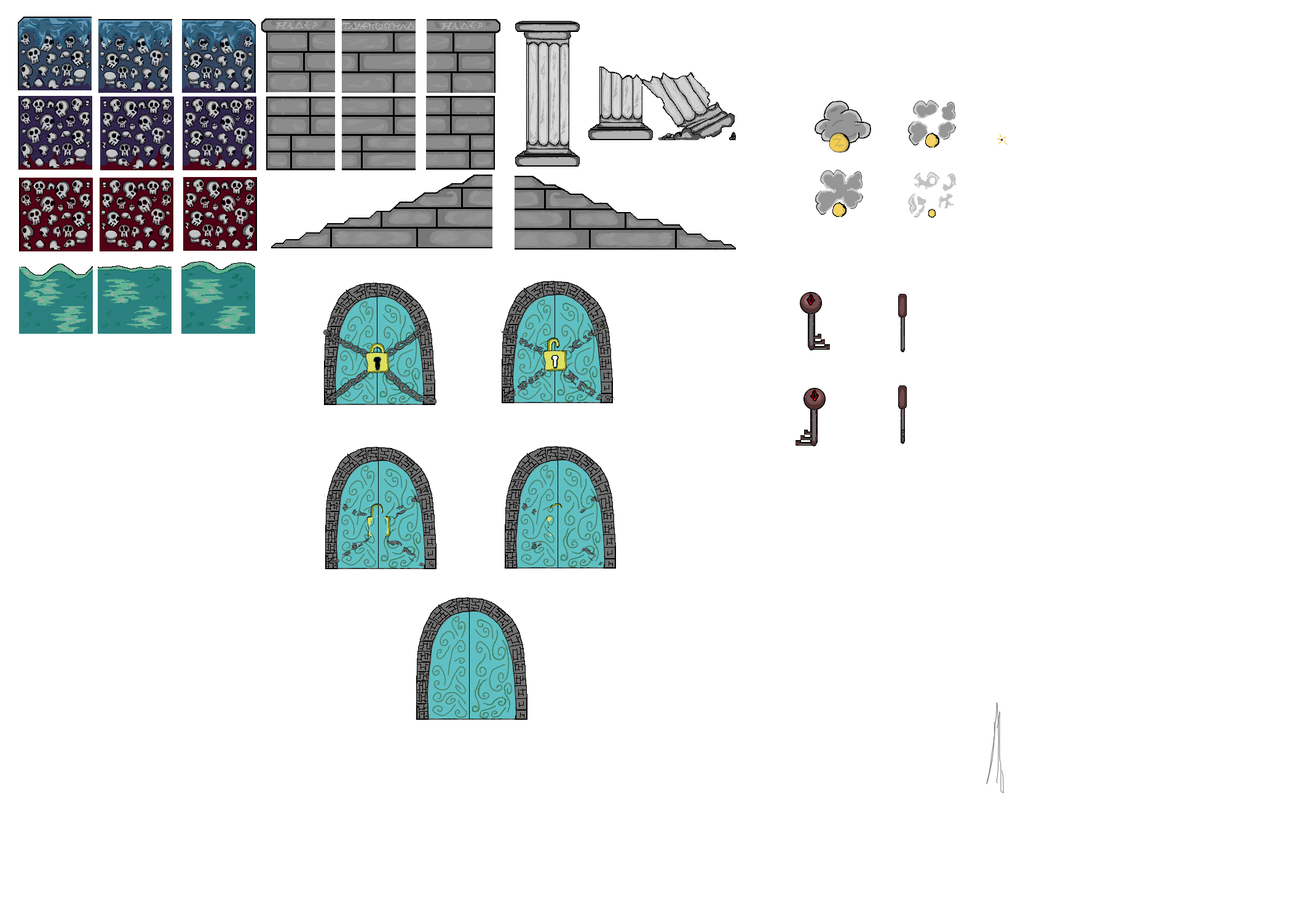
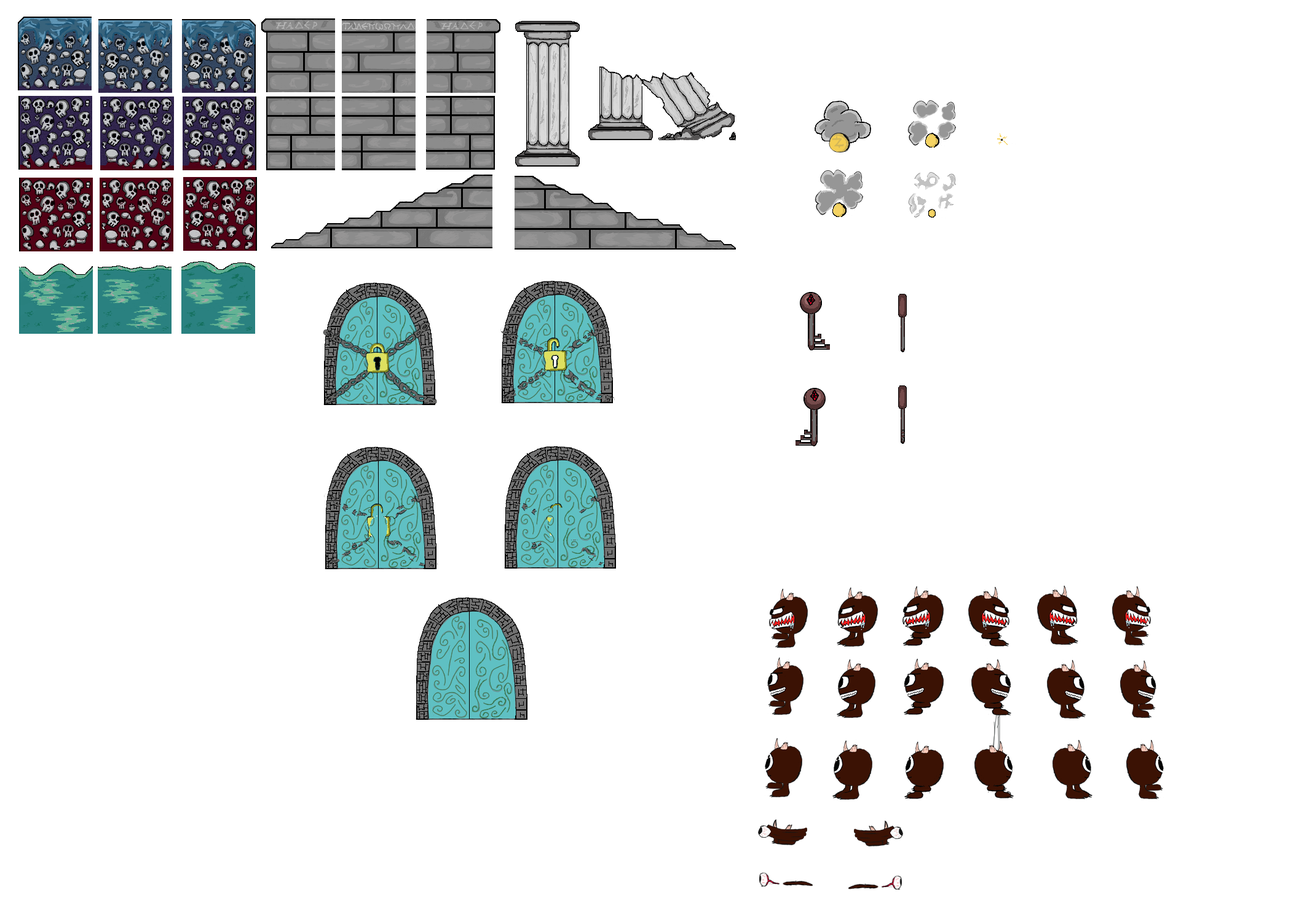
Layered file, before and after one edit (1291 x 922). Changes by layer:
added layer "Layer 26 copy" above "Layer 26" over [1052,739,1093,800]
added layer "Layer 26" above "Layer 25 copy" over [832,740,873,801]
added layer "Layer 25 copy" above "Layer 25" over [968,586,1010,649]
added layer "Layer 25" above "Layer 7 copy 3" over [902,586,945,648]
added layer "Layer 7 copy 3" above "Layer 7 copy 2" over [971,659,1012,718]
added layer "Layer 7 copy 2" (1st of 2) above "Layer 6 copy 3" over [904,658,945,717]
added layer "Layer 6 copy 3" above "Layer 6 copy 2" over [1037,585,1079,646]
added layer "Layer 6 copy 2" above "Layer 27 copy" over [837,587,879,647]
added layer "Layer 27 copy" above "Layer 27" over [1047,659,1087,719]
added layer "Layer 27" above "Layer 5 copy 3" over [837,659,876,719]
added layer "Layer 5 copy 3" above "Layer 5 copy 2" over [974,741,1015,801]
added layer "Layer 5 copy 2" above "Layer 13" over [904,741,945,801]
added layer "Layer 7 copy 4" above "Layer 7 copy" over [1120,660,1157,719]
added layer "Layer 7 copy" above "Layer 24 copy" over [767,657,804,716]
added layer "Layer 24 copy" above "Layer 24" over [854,821,904,847]
added layer "Layer 24" above "Layer 23 copy" over [758,819,808,846]
added layer "Layer 23 copy" above "Layer 23" over [848,875,903,891]
added layer "Layer 23" above "Layer 6 copy 4" over [759,872,814,888]
added layer "Layer 6 copy 4" above "Layer 6 copy" over [1112,586,1152,646]
added layer "Layer 6 copy" (1st of 2) above "Layer 5 copy 4" over [769,588,809,649]
added layer "Layer 5 copy 4" above "Layer 5 copy" over [1126,739,1165,800]
added layer "Layer 5 copy" above "Layer 22" over [765,737,803,798]
